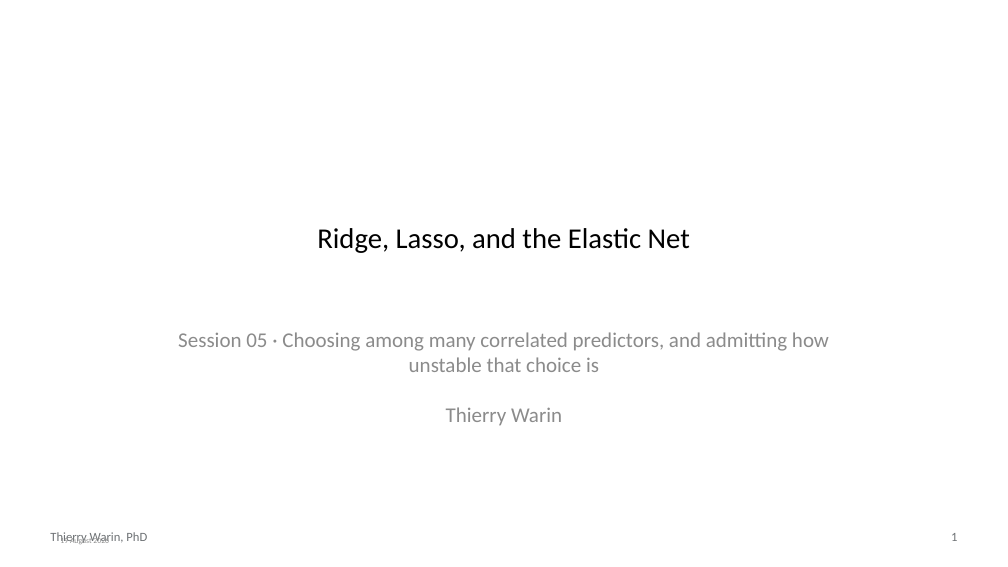
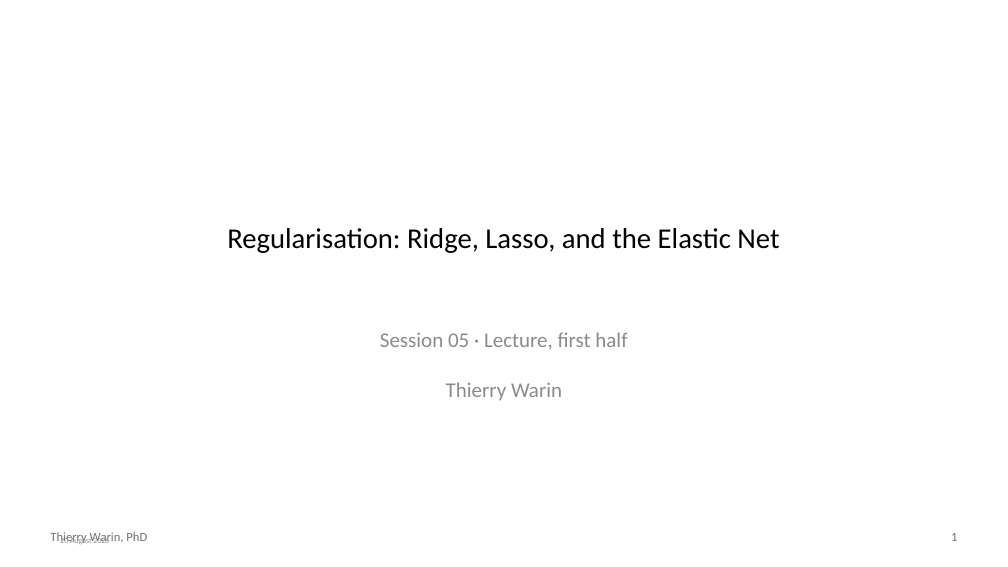
Before and after one commit to warint/quantitative-methods, a slide deck: slide 1 of 05-ridge-lasso-elastic-net/slides.pptx. Drawn at 1008x567 pixels with LibreOffice and Linux fonts; fonts in the diff are those of the drawing. Boxes give left, top, right and bottom in pixels: in the first picture for what was removed or moved away, otherwise in the second. Text is boxed around its words. In the diff, an @@ line names an element or a change of style, - is before the commit and + after.

```diff
--- a/05-ridge-lasso-elastic-net/slides.pptx
+++ b/05-ridge-lasso-elastic-net/slides.pptx
@@ title at (227,228,779,253): text changed @@
-Ridge, Lasso, and the Elastic Net
+Regularisation: Ridge, Lasso, and the Elastic Net
@@ subtitle at (50,332,627,544): text changed @@
-Session 05 · Choosing among many correlated predictors, and admitting how unstable that choice is
-Thierry Warin
+Session 05 · Lecture, first half
+Thierry Warin
```
Also in this commit, not shown: 8 other slides changed, 20 slides added, 27 slides removed, 3 other files.
